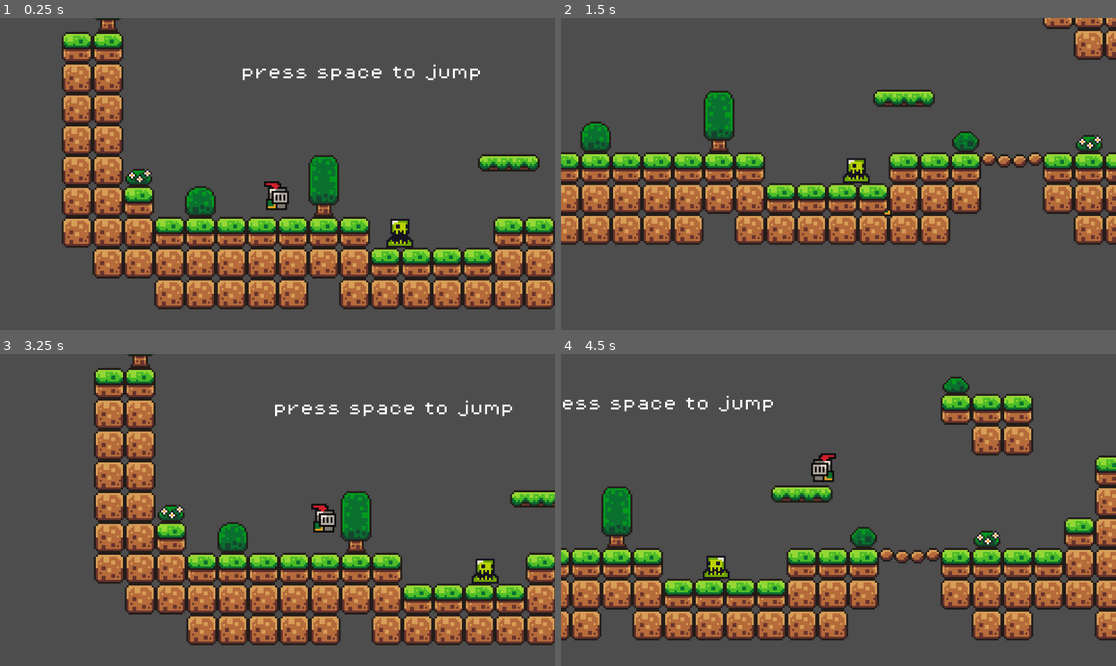
Above: before the commit, frames 1-4 (two rows, left to right).
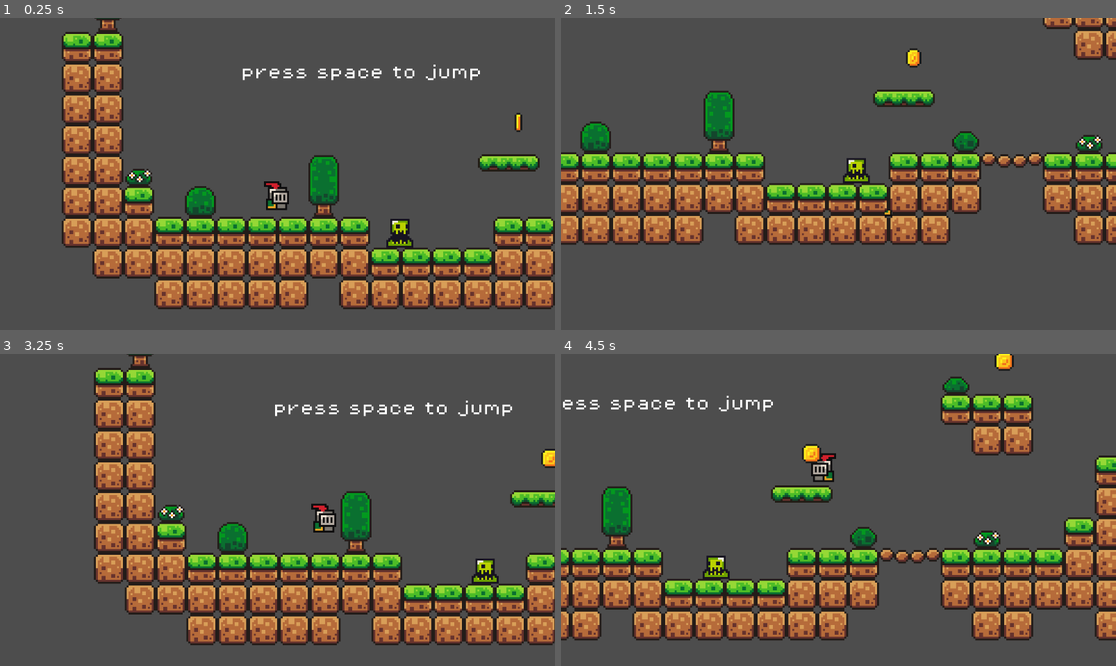
Above: after the commit, the same moments.

Repository: MevyDev/godot-brackeys-tutorial-2d
Game: Godot game, scene res://levels/level1/level_1.tscn
Same seed, same stepped clock (60 frames per second), same inputs: the game is played once before the commit and once after it.
Inputs:
- Up to frame 1 (0.25 s): no input
- Up to frame 2 (1.5 s): tap Space (jump) at 0.5, 0.77, 1.25 s; hold S (move_right) from 0.53 s (still down)
- Up to frame 3 (3.25 s): tap Space (jump) at 1.52, 2, 2.75, 3.02 s; release S (move_right) at 2.03 s; hold A (move_left) 2.03-2.78 s; hold S (move_right) from 2.78 s (still down)
- Up to frame 4 (4.5 s): tap Space (jump) at 3.5, 3.77, 4.25 s; release S (move_right) at 4.28 s; hold A (move_left) from 4.28 s (still down)

The runs differ from the first frame. In frame 1, less than 0.1% of the frame differs, in the area x 92-95%, y 30-37%; in frame 2, 0.1%; in frame 3, 0.1%; in frame 4, 0.4%, in the area x 43-82%, y 0-35%.

Commit message:
handle coins using Game Manager

Diff:
--- a/entities/coin/coin.gd
+++ b/entities/coin/coin.gd
@@ -1,6 +1,7 @@
 extends Area2D
 
+@onready var game_manager = "%GameManager"
 
 func _on_body_entered(body:Node2D) -> void:
-	print("+1 coin")
+	game_manager.add_point()
 	queue_free()
--- /dev/null
+++ b/levels/level1/game_manager.gd
@@ -0,0 +1,11 @@
+extends Node2D
+
+
+# Called when the node enters the scene tree for the first time.
+func _ready() -> void:
+	pass # Replace with function body.
+
+
+# Called every frame. 'delta' is the elapsed time since the previous frame.
+func _process(delta: float) -> void:
+	pass
--- a/levels/level1/level_1.tscn
+++ b/levels/level1/level_1.tscn
@@ -6,6 +6,8 @@
 [ext_resource type="PackedScene" uid="uid://dv11yfuqkwbjq" path="res://entities/platform/platform.tscn" id="3_dm7n7"]
 [ext_resource type="PackedScene" uid="uid://cio0jmufa8ke0" path="res://entities/enemy/enemy.tscn" id="5_02o5q"]
 [ext_resource type="FontFile" uid="uid://br0fou8846q71" path="res://assets/fonts/PixelOperator8.ttf" id="6_icxts"]
+[ext_resource type="Script" uid="uid://w33ru4grivji" path="res://levels/level1/game_manager.gd" id="7_iqhro"]
+[ext_resource type="PackedScene" uid="uid://cw4m3imyu1v37" path="res://entities/coin/coin.tscn" id="8_ebna0"]
 
 [sub_resource type="TileSetAtlasSource" id="TileSetAtlasSource_dm7n7"]
 texture = ExtResource("1_0fil7")
@@ -214,6 +216,10 @@
 
 [node name="Level1" type="Node2D"]
 
+[node name="GameManager" type="Node2D" parent="."]
+unique_name_in_owner = true
+script = ExtResource("7_iqhro")
+
 [node name="World" type="Node" parent="."]
 
 [node name="TileMapLayer" type="TileMapLayer" parent="World"]
@@ -260,3 +266,9 @@
 theme_override_fonts/font = ExtResource("6_icxts")
 theme_override_font_sizes/font_size = 8
 text = "press space to jump"
+
+[node name="Coin" parent="." instance=ExtResource("8_ebna0")]
+position = Vector2(125, -17)
+
+[node name="Coin2" parent="." instance=ExtResource("8_ebna0")]
+position = Vector2(225, -65)
Not shown, added: levels/level1/game_manager.gd.uid
Not shown: 1 places in levels/level1/level_1.tscn that only renumber resources
